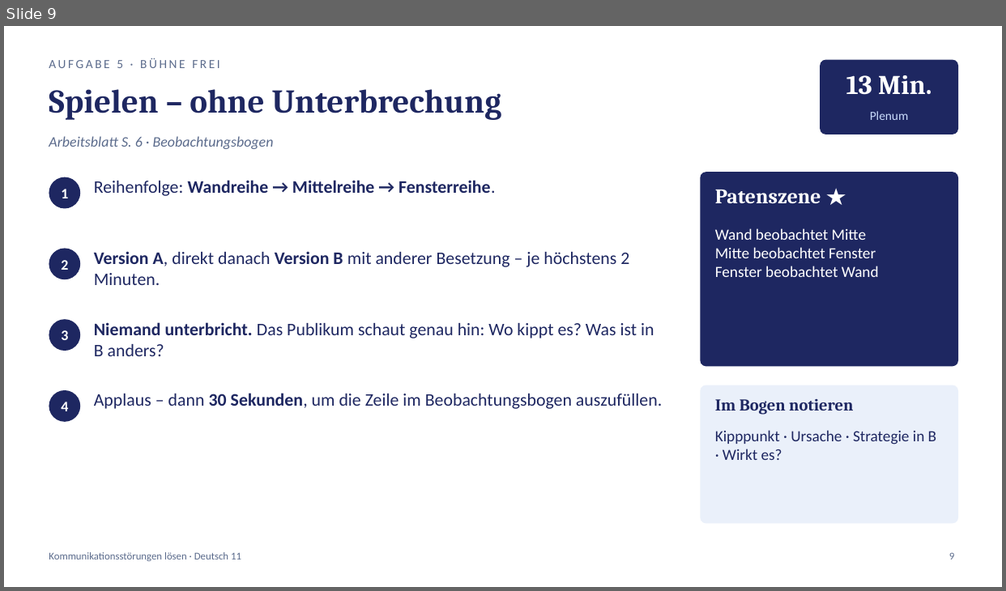
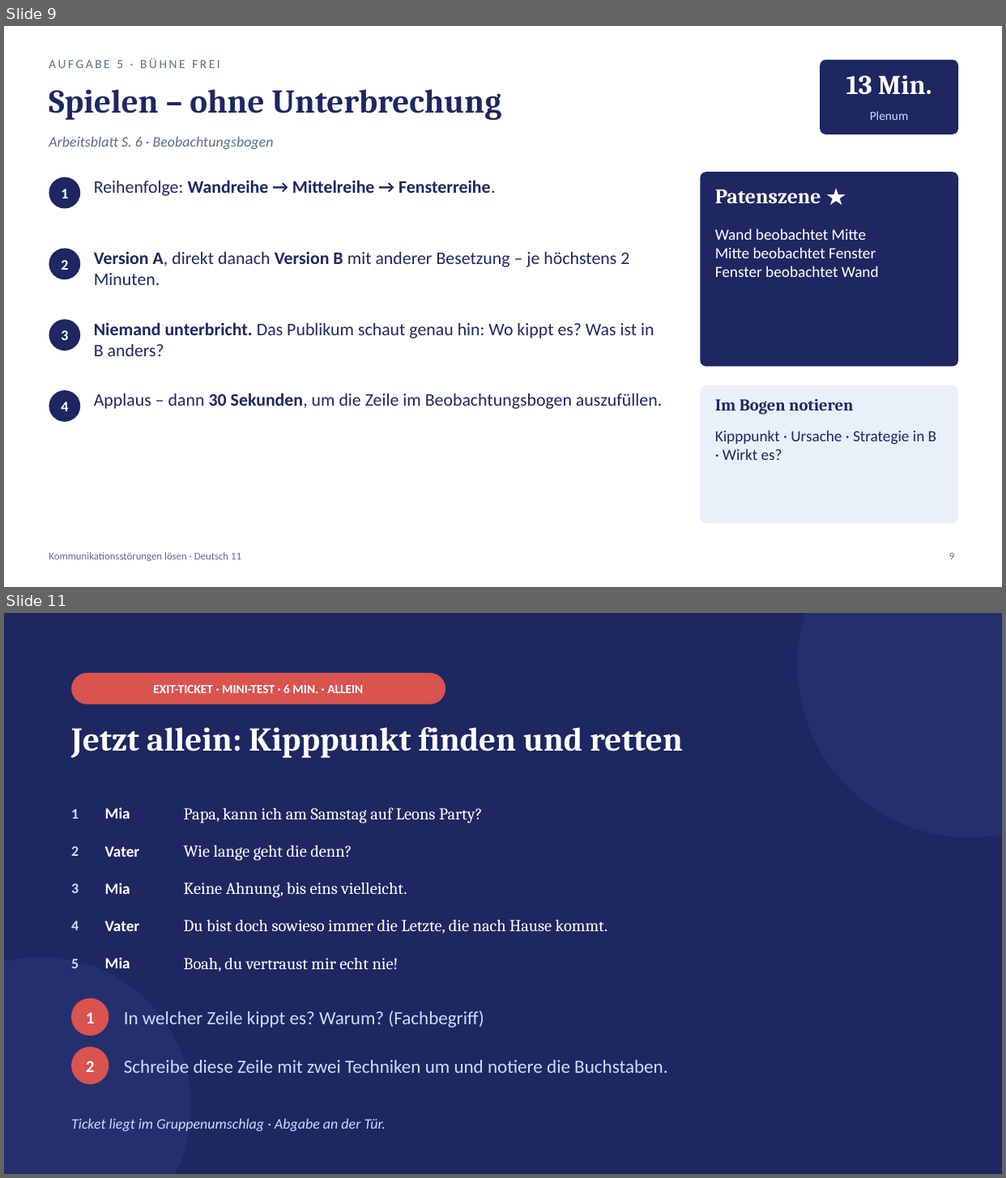
Before and after one commit to golzkonstantin-gif/Schule, a slide deck: Deutsch_11/Kommunikationsstoerungen_loesen/Praesentation_Kommunikationsstoerungen_loesen.pptx. Shown one above the other, each under a label of ours: slide 9 before the commit, slides 9 and 11 after it; the slides between them are not shown. The pictures are 1006x591 and 1006x1178 pixels, drawn with LibreOffice and Linux fonts; fonts in the diff are those of the drawing. Boxes give left, top, right and bottom in pixels: in the first picture for what was removed or moved away, otherwise in the second. Text is boxed around its words. In the diff, an @@ line names an element or a change of style, - is before the commit and + after.

```diff
--- a/Deutsch_11/Kommunikationsstoerungen_loesen/Praesentation_Kommunikationsstoerungen_loesen.pptx
+++ b/Deutsch_11/Kommunikationsstoerungen_loesen/Praesentation_Kommunikationsstoerungen_loesen.pptx
@@ slide 11 added at bbox=[4, 613, 1002, 1174], background #1E2761 @@
@@ ellipse added at bbox=[798, 613, 1002, 837], fill #24306E @@
@@ rounded rectangle added at bbox=[71, 673, 445, 705], fill #D9534F @@
@@ text added at bbox=[153, 684, 363, 693], 12 pt, text #FFFFFF, bold @@
+EXIT-TICKET · MINI-TEST · 6 MIN. · ALLEIN
@@ text added at bbox=[71, 727, 682, 758], 32 pt, text #FFFFFF, bold @@
+Jetzt allein: Kipppunkt finden und retten
@@ text added at bbox=[71, 809, 79, 819], 14 pt, text #CADCFC, bold @@
+1
@@ text added at bbox=[105, 807, 130, 819], 15 pt, text #FFFFFF, bold @@
+Mia
@@ text added at bbox=[184, 807, 482, 824], 16 pt, text #FFFFFF @@
+Papa, kann ich am Samstag auf Leons Party?
@@ text added at bbox=[71, 846, 79, 856], 14 pt, text #CADCFC, bold @@
+2
@@ text added at bbox=[105, 846, 140, 857], 15 pt, text #FFFFFF, bold @@
+Vater
@@ text added at bbox=[184, 845, 351, 861], 16 pt, text #FFFFFF @@
+Wie lange geht die denn?
@@ text added at bbox=[71, 884, 79, 893], 14 pt, text #CADCFC, bold @@
+3
@@ text added at bbox=[105, 883, 130, 894], 15 pt, text #FFFFFF, bold @@
+Mia
@@ text added at bbox=[184, 882, 407, 898], 16 pt, text #FFFFFF @@
+Keine Ahnung, bis eins vielleicht.
@@ text added at bbox=[71, 921, 79, 931], 14 pt, text #CADCFC, bold @@
+4
@@ text added at bbox=[105, 921, 140, 931], 15 pt, text #FFFFFF, bold @@
+Vater
@@ text added at bbox=[184, 919, 608, 934], 16 pt, text #FFFFFF @@
+Du bist doch sowieso immer die Letzte, die nach Hause kommt.
@@ ellipse added at bbox=[4, 957, 191, 1174], fill #24306E @@
@@ text added at bbox=[71, 959, 79, 969], 14 pt, text #CADCFC, bold @@
+5
@@ text added at bbox=[105, 957, 130, 969], 15 pt, text #FFFFFF, bold @@
+Mia
@@ text added at bbox=[184, 957, 398, 972], 16 pt, text #FFFFFF @@
+Boah, du vertraust mir echt nie!
@@ ellipse added at bbox=[71, 999, 108, 1036], fill #D9534F @@
@@ text added at bbox=[86, 1012, 94, 1024], 16 pt, text #FFFFFF, bold @@
+1
@@ text added at bbox=[124, 1011, 484, 1028], 18 pt, text #CADCFC @@
+In welcher Zeile kippt es? Warum? (Fachbegriff)
@@ ellipse added at bbox=[71, 1047, 108, 1084], fill #D9534F @@
@@ text added at bbox=[86, 1061, 94, 1072], 16 pt, text #FFFFFF, bold @@
+2
@@ text added at bbox=[124, 1060, 667, 1073], 18 pt, text #CADCFC @@
+Schreibe diese Zeile mit zwei Techniken um und notiere die Buchstaben.
@@ text added at bbox=[71, 1118, 386, 1131], 14 pt, text #CADCFC, italic @@
+Ticket liegt im Gruppenumschlag · Abgabe an der Tür.
```
Also in this commit, not shown: 4 slides changed, 1 other slide added, 2 slides removed, 8 other files.
